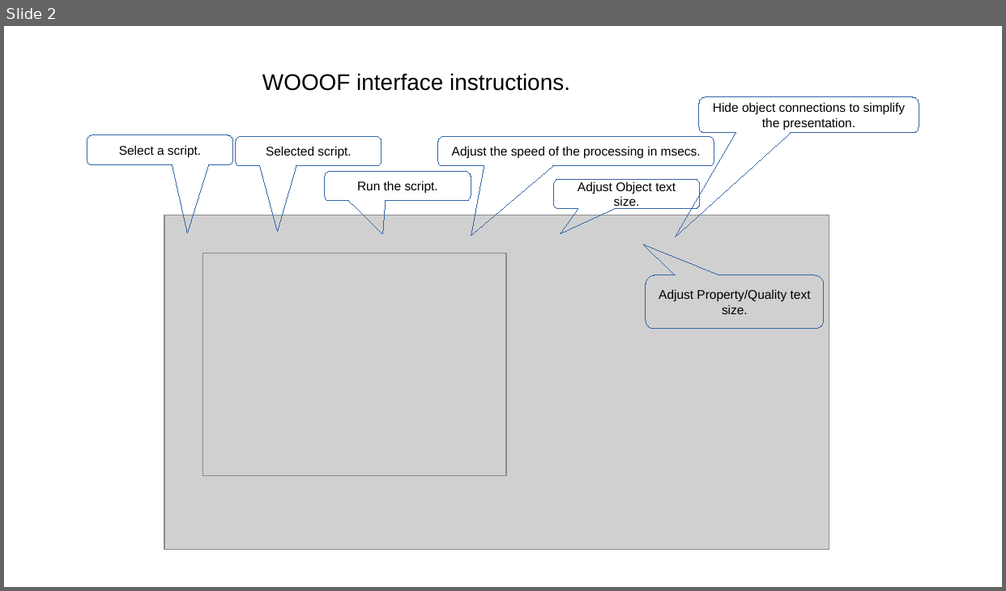
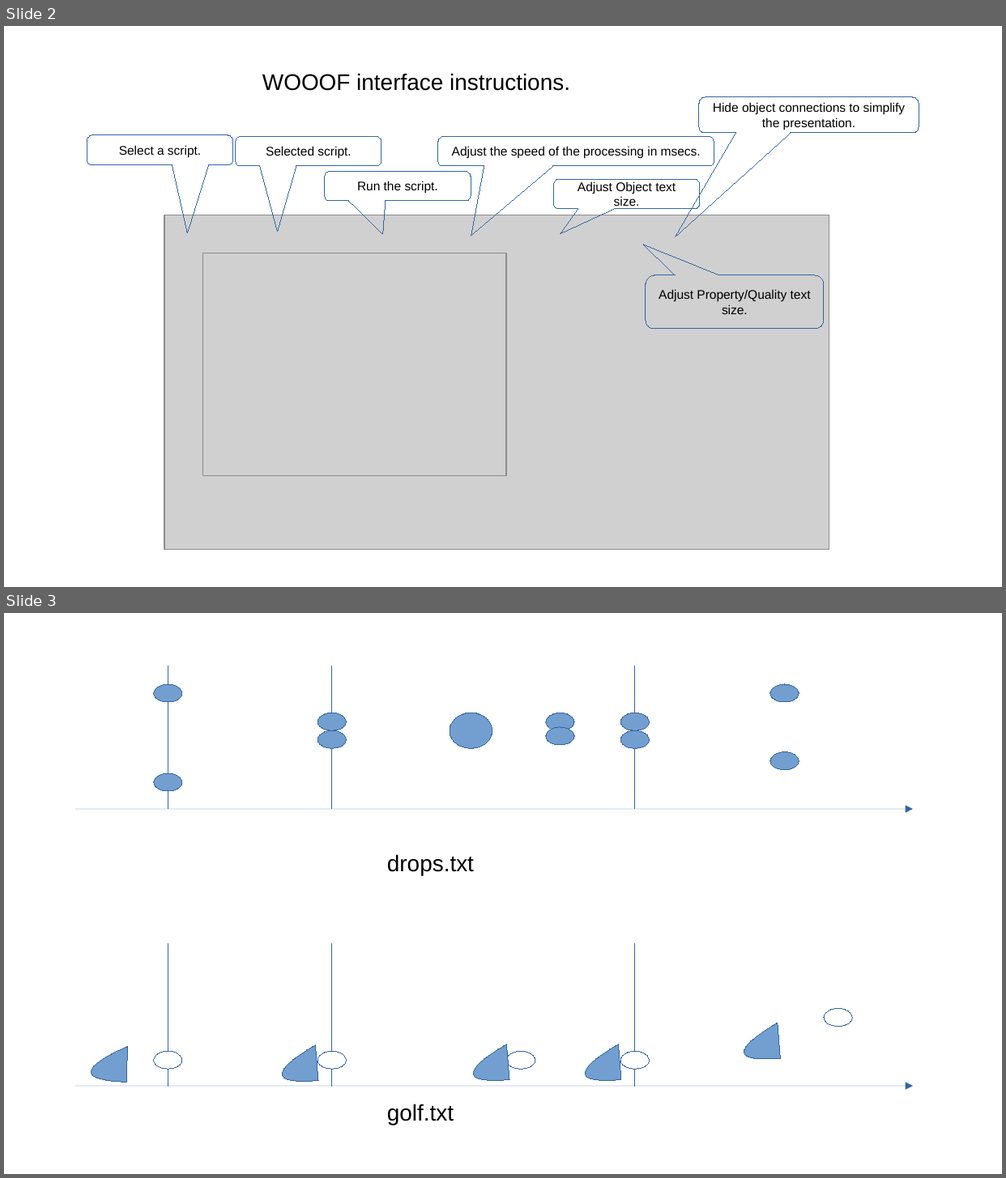
Before and after one commit to RobinBaines/OOO3, a slide deck: WOOOFNotes.odp. Shown one above the other, each under a label of ours: slide 2 before the commit, slides 2 and 3 after it. The pictures are 1006x591 and 1006x1178 pixels, drawn with LibreOffice and Linux fonts; fonts in the diff are those of the drawing; grey boxes stand for pictures. Boxes give left, top, right and bottom in pixels: in the first picture for what was removed or moved away, otherwise in the second. Text is boxed around its words. In the diff, an @@ line names an element or a change of style, - is before the commit and + after.

```diff
--- a/WOOOFNotes.odp
+++ b/WOOOFNotes.odp
@@ slide 3 added at [4, 613, 1002, 1174], background #FFFFFF @@
@@ ellipse added at [153, 684, 181, 703], fill #729FCF, outline #3465A4 0 pt @@
@@ line added from (168, 810) to (168, 666), #3465A4 0 pt @@
@@ line added from (332, 810) to (332, 666), #3465A4 0 pt @@
@@ line added from (635, 810) to (635, 666), #3465A4 0 pt @@
@@ ellipse added at [770, 684, 798, 703], fill #729FCF, outline #3465A4 0 pt @@
@@ ellipse added at [317, 713, 345, 730], fill #729FCF, outline #3465A4 0 pt @@
@@ ellipse added at [317, 730, 345, 749], fill #729FCF, outline #3465A4 0 pt @@
@@ ellipse added at [450, 713, 492, 748], fill #729FCF, outline #3465A4 0 pt @@
@@ ellipse added at [547, 713, 574, 730], fill #729FCF, outline #3465A4 0 pt @@
@@ ellipse added at [547, 727, 574, 745], fill #729FCF, outline #3465A4 0 pt @@
@@ ellipse added at [620, 713, 649, 730], fill #729FCF, outline #3465A4 0 pt @@
@@ ellipse added at [620, 730, 649, 749], fill #729FCF, outline #3465A4 0 pt @@
@@ ellipse added at [771, 752, 799, 771], fill #729FCF, outline #3465A4 0 pt @@
@@ ellipse added at [153, 773, 181, 791], fill #729FCF, outline #3465A4 0 pt @@
@@ arrow added from (75, 810) to (913, 810), #3465A4 0 pt @@
@@ text added at [387, 854, 474, 875], 18 pt, text #000000 @@
+drops.txt
@@ line added from (168, 1087) to (168, 943), #3465A4 0 pt @@
@@ line added from (332, 1087) to (332, 943), #3465A4 0 pt @@
@@ line added from (635, 1087) to (635, 943), #3465A4 0 pt @@
@@ freeform shape added at [744, 1023, 780, 1059], fill #729FCF, outline #3465A4 0 pt @@
@@ ellipse added at [825, 1009, 853, 1027], fill #FFFFFF, outline #3465A4 0 pt @@
@@ freeform shape added at [91, 1047, 127, 1082], fill #729FCF, outline #3465A4 0 pt @@
@@ freeform shape added at [282, 1046, 318, 1082], fill #729FCF, outline #3465A4 0 pt @@
@@ freeform shape added at [473, 1045, 509, 1081], fill #729FCF, outline #3465A4 0 pt @@
@@ freeform shape added at [586, 1045, 621, 1081], fill #729FCF, outline #3465A4 0 pt @@
@@ ellipse added at [153, 1051, 181, 1069], fill #FFFFFF, outline #3465A4 0 pt @@
@@ ellipse added at [317, 1051, 345, 1069], fill #FFFFFF, outline #3465A4 0 pt @@
@@ ellipse added at [506, 1051, 535, 1069], fill #FFFFFF, outline #3465A4 0 pt @@
@@ ellipse added at [620, 1051, 649, 1069], fill #FFFFFF, outline #3465A4 0 pt @@
@@ arrow added from (75, 1087) to (913, 1087), #3465A4 0 pt @@
@@ text added at [387, 1104, 454, 1125], 18 pt, text #000000 @@
+golf.txt
```
Also in this commit, not shown: 1 other slide added, 2 other files.
